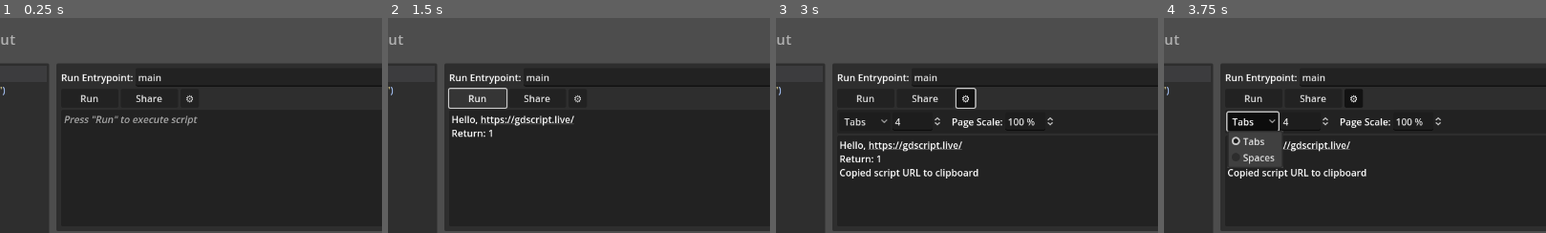
Above: before the commit, frames 1-4 (left to right).
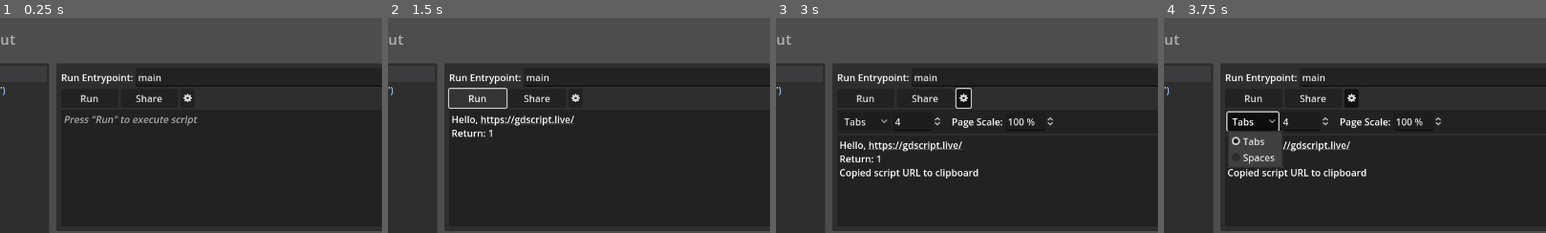
Above: after the commit, the same moments.

Repository: BtheDestroyer/gdscript-live
Game: Godot game, scene res://Editor.tscn
Same seed, same stepped clock (60 frames per second), same inputs: the game is played once before the commit and once after it. The engine's default icon, where the game draws it, is replaced by a stand-in: a white triangle on a blue panel in a dark square.
Inputs (mouse positions are % of the whole screen's width and height, from its top left; square brackets give the same spot before the commit, where the layout moved):
- Up to frame 1 (0.25 s): no input
- Up to frame 2 (1.5 s): click (3, 5) at 0.5 s; click "Run" at 1.25 s
- Up to frame 3 (3 s): click "Share" at 2 s; click (70, 19) [71, 19] at 2.75 s
- Up to frame 4 (3.75 s): click "Tabs" at 3.5 s
The pictures show only the part of the screen within x 46-96%, y 0-50%; the shares and areas given below are measured in that part.

The runs differ from the first frame. In frame 1, less than 0.1% of the frame differs, in the area x 48-51%, y 35-40%; in frame 2, less than 0.1%; in frame 3, 0.2%, in the area x 48-53%, y 32-43%; in frame 4, 0.2%.

Commit message:
Fixed Settings icon in browser by making it an actual icon

Diff:
--- a/Editor.gd
+++ b/Editor.gd
@@ -76,6 +76,7 @@
     code_edit.text = Marshalls.base64_to_utf8(script_b64)
 
 func _ready() -> void:
+
   if EngineDebugger.is_active():
     _build_code_highlighter_colors()
   _load_script_from_url()
--- a/Editor.tscn
+++ b/Editor.tscn
@@ -9,6 +9,7 @@
 [ext_resource type="Script" path="res://Settings.gd" id="5_i5jg0"]
 [ext_resource type="Script" path="res://BarChart.gd" id="5_n14s8"]
 [ext_resource type="Script" path="res://ProgressTextContainer.gd" id="6_cjud3"]
+[ext_resource type="Texture2D" uid="uid://dhpnifmoy7mkf" path="res://Gear.svg" id="6_xvtfb"]
 [ext_resource type="Script" path="res://PageScale.gd" id="7_ebjg8"]
 
 [sub_resource type="InputEventKey" id="InputEventKey_jj272"]
@@ -186,7 +187,7 @@
 tooltip_text = "Settings"
 focus_mode = 1
 toggle_mode = true
-text = " ⚙ "
+icon = ExtResource("6_xvtfb")
 
 [node name="PanelContainer" type="PanelContainer" parent="VBoxContainer/HSplitContainer/VSplitContainer/Toolbox/MarginContainer/VBoxContainer"]
 layout_mode = 2
--- /dev/null
+++ b/Gear.svg
@@ -0,0 +1 @@
+<svg height="16" viewBox="0 0 16 16" width="16" xmlns="http://www.w3.org/2000/svg"><path d="m7 1-.565 2.258a5 5 0 0 0-.689.28L3.758 2.343 2.344 3.758l1.195 1.994a5 5 0 0 0-.285.685L1 7v2l2.258.564a5 5 0 0 0 .279.688l-1.193 1.99 1.414 1.414 1.994-1.195a5 5 0 0 0 .685.285L7 15h2l.564-2.258a5 5 0 0 0 .688-.28l1.99 1.194 1.414-1.414-1.195-1.994a5 5 0 0 0 .285-.685L15 9V7l-2.258-.564a5 5 0 0 0-.28-.688l1.194-1.99-1.414-1.414-1.994 1.195a5 5 0 0 0-.686-.285L9 1H7zm1 5a2 2 0 0 1 0 4 2 2 0 0 1 0-4z" fill="#e0e0e0"/></svg>
--- a/Settings.gd
+++ b/Settings.gd
@@ -72,7 +72,7 @@
 
 func set_page_scale(scale: float) -> void:
   get_tree().get_root().content_scale_factor = scale
-  page_scale.tooltip_text = "Page Scale: %.0f%%" % [scale * 100]
+  page_scale.tooltip_text = "Page Scale\nCtrl+'-': Smaller\nCtrl+'+': Bigger\nCtrl+'0': 100%"
 
 func _on_save_timer_timeout() -> void:
   if _dirty:
Not shown: 1 places in Editor.tscn that only renumber resources
Not shown, added: Gear.svg.import
